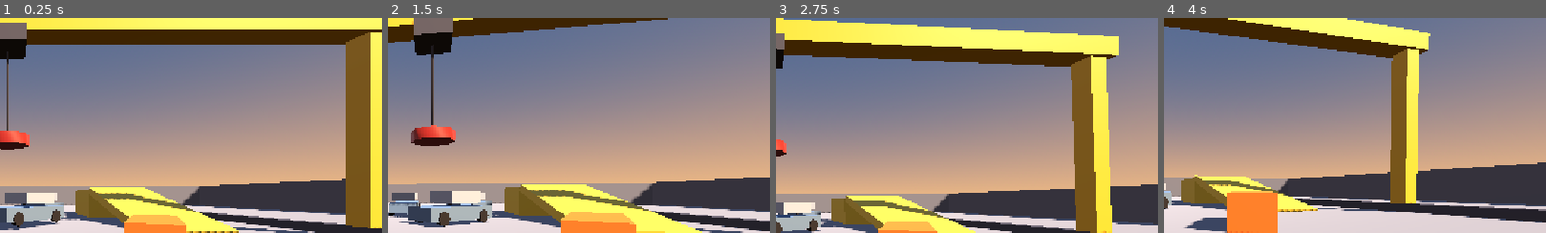
Above: before the commit, frames 1-4 (left to right).
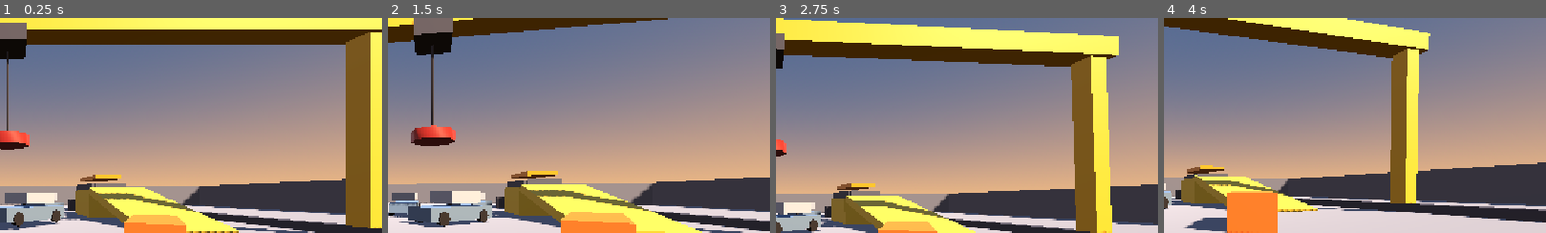
Above: after the commit, the same moments.

Repository: linkinmjs/patio-iman
Game: Godot game, scene res://scenes/patio.tscn
The game is run twice, just before and just after one commit, with the same random seed, the same clock (stepped at 60 frames per second) and the same inputs.
Inputs (mouse positions are % of the whole screen's width and height, from its top left):
- Up to frame 1 (0.25 s): no input
- Up to frame 2 (1.5 s): move the mouse to (55, 50) at 0.52 s; hold C (crouch) 0.53-1.28 s; hold E (crane_up) from 0.53 s (still down); tap Space (jump) at 0.77 s; move the mouse to (45, 50) at 1.27 s; click (45, 50) at 1.35 s
- Up to frame 3 (2.75 s): keep holding E (crane_up); tap Space (jump) at 1.52 s; move the mouse to (52, 48) at 2.02 s; hold Right mouse button (precision) from 2.03 s (still down)
- Up to frame 4 (4 s): keep holding E (crane_up); tap Enter at 2.75 s; move the mouse to (49, 52) at 2.77 s; release Right mouse button (precision) at 2.78 s; tap Shift (sprint) at 2.85 s; tap Space (jump) at 3.02, 3.77 s; move the mouse to (57, 51) at 3.52 s; hold C (crouch) from 3.53 s (still down)
The pictures show only the part of the screen within x 49-99%, y 9-59%; the shares and areas given below are measured in that part.

The runs differ from the first frame. In frame 1, 0.7% of the frame differs, in the area x 16-33%, y 72-90%; in frame 2, 0.9%, in the area x 27-46%, y 71-89%; in frame 3, 0.7%; in frame 4, 0.5%.

Commit message:
Hito 5: maquina compresora
Prensa con tolva, placa animada y consola de interaccion (E). Solo
compacta si el auto esta centrado, detenido y erguido; si no, avisa
que hay que acomodarlo mejor. Al compactar, el auto pasa del grupo
"auto" a "chatarra" y emite car_compacted para el hito de transporte.

Diff:
--- a/scenes/patio.tscn
+++ b/scenes/patio.tscn
@@ -4,6 +4,7 @@
 [ext_resource type="PackedScene" path="res://scenes/crane.tscn" id="2_grua"]
 [ext_resource type="PackedScene" path="res://scenes/tractor_crane.tscn" id="3_gruam"]
 [ext_resource type="PackedScene" path="res://scenes/car.tscn" id="4_auto"]
+[ext_resource type="PackedScene" path="res://scenes/press.tscn" id="5_prensa"]
 
 [sub_resource type="ProceduralSkyMaterial" id="sky_mat"]
 sky_top_color = Color(0.25, 0.32, 0.45, 1)
@@ -126,3 +127,6 @@
 
 [node name="Auto4" parent="." instance=ExtResource("4_auto")]
 transform = Transform3D(-0.666276, 0, 0.745705, 0, 1, 0, -0.745705, 0, -0.666276, 1, 0.4, -4)
+
+[node name="Prensa" parent="." instance=ExtResource("5_prensa")]
+transform = Transform3D(1, 0, 0, 0, 1, 0, 0, 0, 1, 10, 0, -18)
--- /dev/null
+++ b/scenes/press.tscn
@@ -0,0 +1,89 @@
+[gd_scene load_steps=8 format=3]
+
+[ext_resource type="Script" path="res://scripts/press.gd" id="1_press"]
+
+[sub_resource type="StandardMaterial3D" id="mat_estructura"]
+albedo_color = Color(0.3, 0.32, 0.36, 1)
+roughness = 0.75
+
+[sub_resource type="StandardMaterial3D" id="mat_placa"]
+albedo_color = Color(0.85, 0.55, 0.1, 1)
+roughness = 0.5
+metallic = 0.3
+
+[sub_resource type="StandardMaterial3D" id="mat_oscuro"]
+albedo_color = Color(0.25, 0.26, 0.3, 1)
+roughness = 0.8
+
+[sub_resource type="BoxShape3D" id="shape_slot"]
+size = Vector3(2.8, 3.0, 5.4)
+
+[sub_resource type="SphereShape3D" id="shape_consola"]
+radius = 2.0
+
+[sub_resource type="BoxShape3D" id="shape_gabinete"]
+size = Vector3(0.7, 1.15, 0.45)
+
+[node name="Prensa" type="Node3D"]
+script = ExtResource("1_press")
+
+[node name="Tolva" type="Node3D" parent="."]
+
+[node name="ParedIzq" type="CSGBox3D" parent="Tolva"]
+transform = Transform3D(1, 0, 0, 0, 1, 0, 0, 0, 1, -1.55, 1.4, 0)
+use_collision = true
+size = Vector3(0.3, 2.8, 5.4)
+material = SubResource("mat_estructura")
+
+[node name="ParedDer" type="CSGBox3D" parent="Tolva"]
+transform = Transform3D(1, 0, 0, 0, 1, 0, 0, 0, 1, 1.55, 1.4, 0)
+use_collision = true
+size = Vector3(0.3, 2.8, 5.4)
+material = SubResource("mat_estructura")
+
+[node name="ParedFondo" type="CSGBox3D" parent="Tolva"]
+transform = Transform3D(1, 0, 0, 0, 1, 0, 0, 0, 1, 0, 1.4, -2.85)
+use_collision = true
+size = Vector3(2.9, 2.8, 0.3)
+material = SubResource("mat_estructura")
+
+[node name="ParedFrente" type="CSGBox3D" parent="Tolva"]
+transform = Transform3D(1, 0, 0, 0, 1, 0, 0, 0, 1, 0, 1.4, 2.85)
+use_collision = true
+size = Vector3(2.9, 2.8, 0.3)
+material = SubResource("mat_estructura")
+
+[node name="SlotDetector" type="Area3D" parent="Tolva"]
+transform = Transform3D(1, 0, 0, 0, 1, 0, 0, 0, 1, 0, 1.5, 0)
+collision_layer = 0
+collision_mask = 1
+
+[node name="CollisionShape3D" type="CollisionShape3D" parent="Tolva/SlotDetector"]
+shape = SubResource("shape_slot")
+
+[node name="Placa" type="CSGBox3D" parent="."]
+transform = Transform3D(1, 0, 0, 0, 1, 0, 0, 0, 1, 0, 3.4, 0)
+size = Vector3(2.6, 0.4, 5.2)
+material = SubResource("mat_placa")
+
+[node name="Consola" type="Node3D" parent="."]
+transform = Transform3D(1, 0, 0, 0, 1, 0, 0, 0, 1, -3, 0, 0)
+
+[node name="Gabinete" type="CSGBox3D" parent="Consola"]
+transform = Transform3D(1, 0, 0, 0, 1, 0, 0, 0, 1, 0, 0.575, 0)
+use_collision = true
+size = Vector3(0.7, 1.15, 0.45)
+material = SubResource("mat_oscuro")
+
+[node name="Label3D" type="Label3D" parent="Consola"]
+transform = Transform3D(1, 0, 0, 0, 1, 0, 0, 0, 1, 0, 1.7, 0)
+billboard = 1
+text = "Prensa vacía"
+font_size = 48
+outline_size = 8
+
+[node name="Area3D" type="Area3D" parent="Consola"]
+
+[node name="CollisionShape3D" type="CollisionShape3D" parent="Consola/Area3D"]
+transform = Transform3D(1, 0, 0, 0, 1, 0, 0, 0, 1, 0, 1, 0)
+shape = SubResource("shape_consola")
--- /dev/null
+++ b/scripts/press.gd
@@ -0,0 +1,113 @@
+extends Node3D
+## Prensa compactadora. Se opera desde la consola (E), fuera de la tolva.
+## Solo compacta si el auto adentro está detenido, centrado y erguido; si no,
+## el prompt avisa que hay que acomodarlo mejor.
+
+signal car_compacted(car: RigidBody3D)
+
+@export_group("Criterio de acomodo")
+@export var max_offset := 1.0
+@export var max_tilt_deg := 12.0
+@export var max_speed := 0.35
+
+@export_group("Compactación")
+@export var compaction_time := 15.0
+@export var plate_top_y := 3.4
+@export var plate_bottom_y := 0.35
+@export var squash_scale := Vector3(1.25, 0.22, 1.25)
+
+@onready var slot_detector: Area3D = $Tolva/SlotDetector
+@onready var plate: CSGBox3D = $Placa
+@onready var console_area: Area3D = $Consola/Area3D
+@onready var console_label: Label3D = $Consola/Label3D
+
+var _player_near := false
+var _busy := false
+var _occupant: RigidBody3D = null
+
+
+func _ready() -> void:
+	slot_detector.body_entered.connect(_on_slot_body_entered)
+	slot_detector.body_exited.connect(_on_slot_body_exited)
+	console_area.body_entered.connect(_on_console_body_entered)
+	console_area.body_exited.connect(_on_console_body_exited)
+	console_label.visible = false
+
+
+func _physics_process(_delta: float) -> void:
+	if not _player_near or _busy:
+		return
+	console_label.text = _prompt_text()
+	if Input.is_action_just_pressed("interact"):
+		_try_compact()
+
+
+func _prompt_text() -> String:
+	if _occupant == null:
+		return "Prensa vacía"
+	if _is_well_placed(_occupant):
+		return "E: Compactar"
+	return "Acomodalo mejor"
+
+
+func _is_well_placed(car: RigidBody3D) -> bool:
+	if car.freeze:
+		return false  # lo está sosteniendo el imán
+	var offset: Vector3 = car.global_position - slot_detector.global_position
+	if Vector2(offset.x, offset.z).length() > max_offset:
+		return false
+	if car.linear_velocity.length() > max_speed:
+		return false
+	return rad_to_deg(car.global_basis.y.angle_to(Vector3.UP)) <= max_tilt_deg
+
+
+func _try_compact() -> void:
+	if _occupant == null or not _is_well_placed(_occupant):
+		return
+	_busy = true
+	var car := _occupant
+	console_label.text = "Compactando..."
+	car.freeze = true
+	car.sleeping = true
+
+	var down := create_tween()
+	down.set_parallel(true)
+	down.tween_property(plate, "position:y", plate_bottom_y, compaction_time * 0.7) \
+			.set_trans(Tween.TRANS_QUAD).set_ease(Tween.EASE_IN)
+	down.tween_property(car, "scale", squash_scale, compaction_time * 0.7) \
+			.set_trans(Tween.TRANS_QUAD).set_ease(Tween.EASE_IN)
+	await down.finished
+
+	var up := create_tween()
+	up.tween_property(plate, "position:y", plate_top_y, compaction_time * 0.3) \
+			.set_trans(Tween.TRANS_QUAD).set_ease(Tween.EASE_OUT)
+	await up.finished
+
+	car.remove_from_group("auto")
+	car.add_to_group("chatarra")
+	if _occupant == car:
+		_occupant = null
+	car_compacted.emit(car)
+	_busy = false
+
+
+func _on_slot_body_entered(body: Node3D) -> void:
+	if body.is_in_group("auto"):
+		_occupant = body
+
+
+func _on_slot_body_exited(body: Node3D) -> void:
+	if body == _occupant:
+		_occupant = null
+
+
+func _on_console_body_entered(body: Node3D) -> void:
+	if body.is_in_group("player"):
+		_player_near = true
+		console_label.visible = true
+
+
+func _on_console_body_exited(body: Node3D) -> void:
+	if body.is_in_group("player"):
+		_player_near = false
+		console_label.visible = false
Not shown, added: scripts/press.gd.uid
